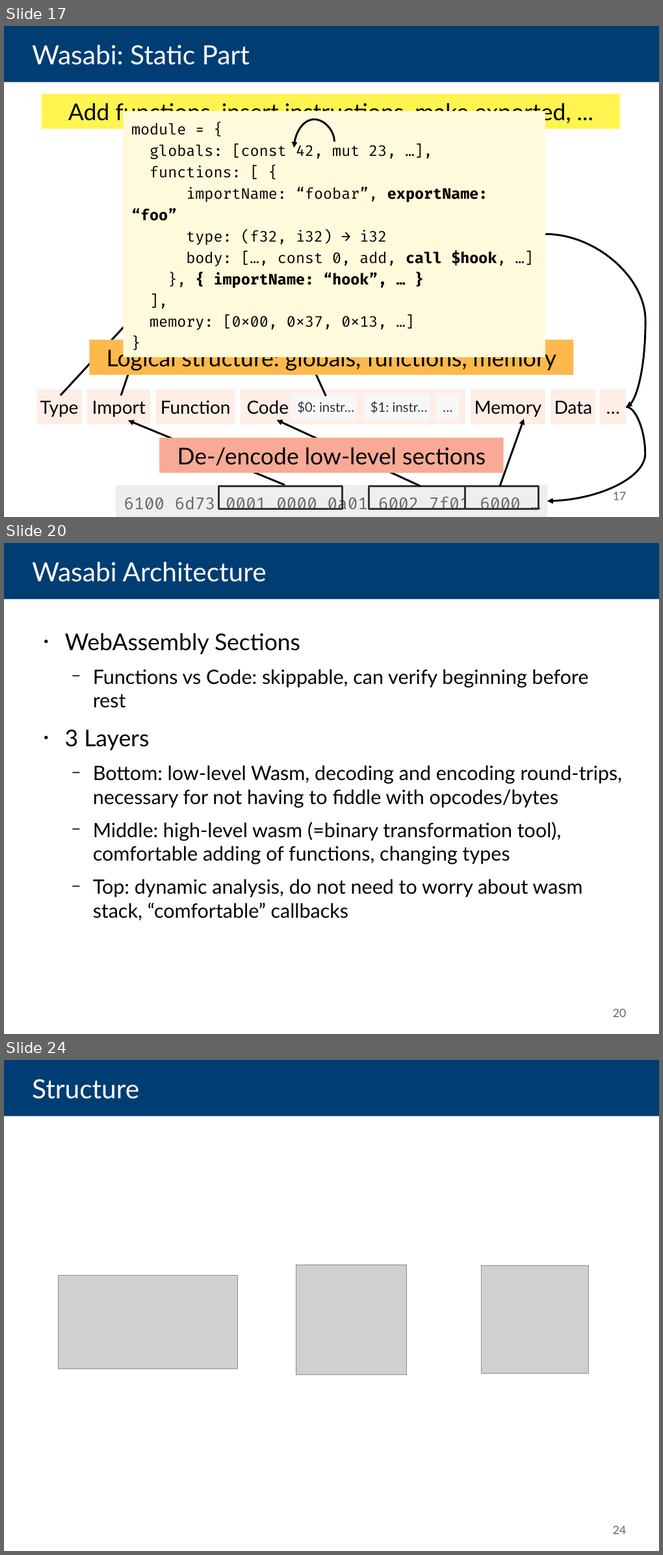
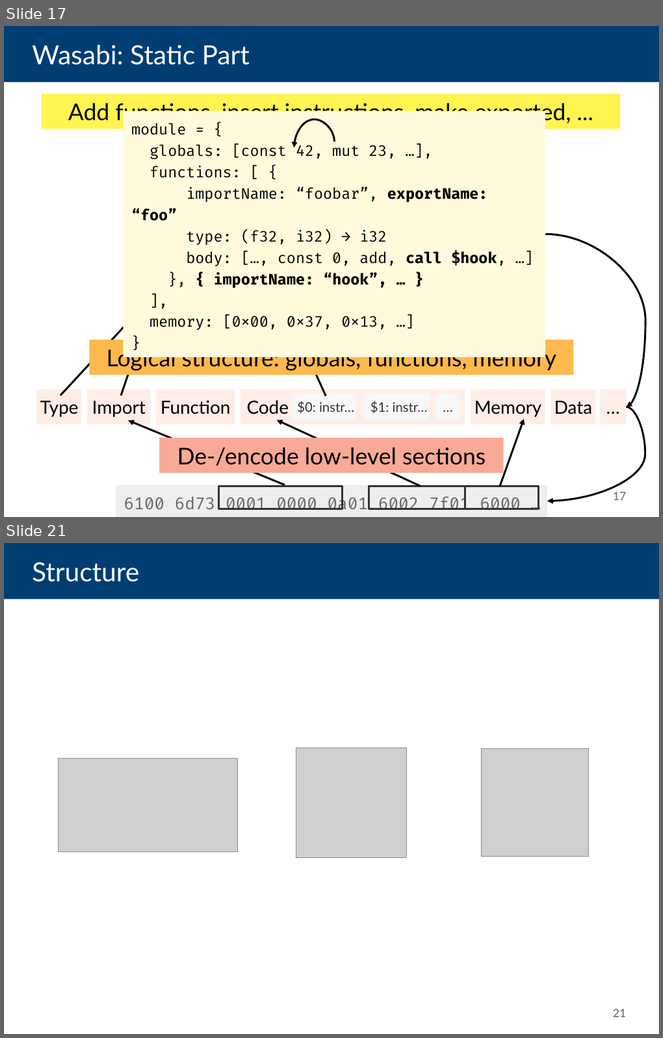
Before and after one commit to danleh/wasabi, a slide deck: 2018-04-11 Presentation/own-work.odp. Shown one above the other, each under a label of ours: slides 17, 20 and 24 before the commit, slides 17 and 21 after it; the slides between them are not shown. The pictures are 663x1555 and 663x1038 pixels, drawn with LibreOffice and Linux fonts; fonts in the diff are those of the drawing; grey boxes stand for pictures. Boxes give left, top, right and bottom in pixels: in the first picture for what was removed or moved away, otherwise in the second. Text is boxed around its words. In the diff, an @@ line names an element or a change of style, - is before the commit and + after.

```diff
--- a/2018-04-11 Presentation/own-work.odp
+++ b/2018-04-11 Presentation/own-work.odp
@@ slide 20 removed at [4,543,659,1034], background #FFFFFF @@
@@ title removed at [4,543,659,599] @@
-Wasabi Architecture
@@ text removed at [65,633,623,921] @@
-● WebAssembly Sections
-  − Functions vs Code: skippable, can verify beginning before rest
-● 3 Layers
-  − Bottom: low-level Wasm, decoding and encoding round-trips, necessary for not having to fiddle with opcodes/bytes
-  − Middle: high-level wasm (=binary transformation tool), comfortable adding of functions, changing types
-  − Top: dynamic analysis, do not need to worry about wasm stack, “comfortable” callbacks
@@ page number removed at [613,1009,627,1017] @@
-20
@@ what was slide 24 is now slide 21 @@
@@ page number at [613,1009,627,1017]: text changed @@
-24
+21
```
Also in this commit, not shown: 7 slides changed, 9 slides added, 4 other slides removed.
